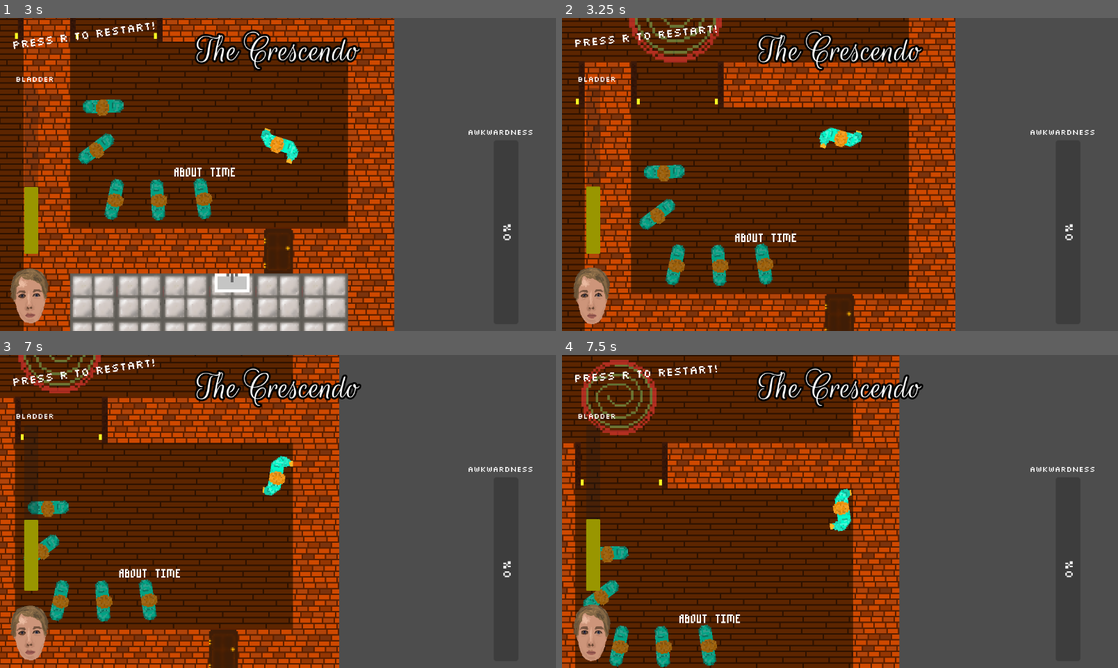
Above: before the commit, frames 1-4 (two rows, left to right).
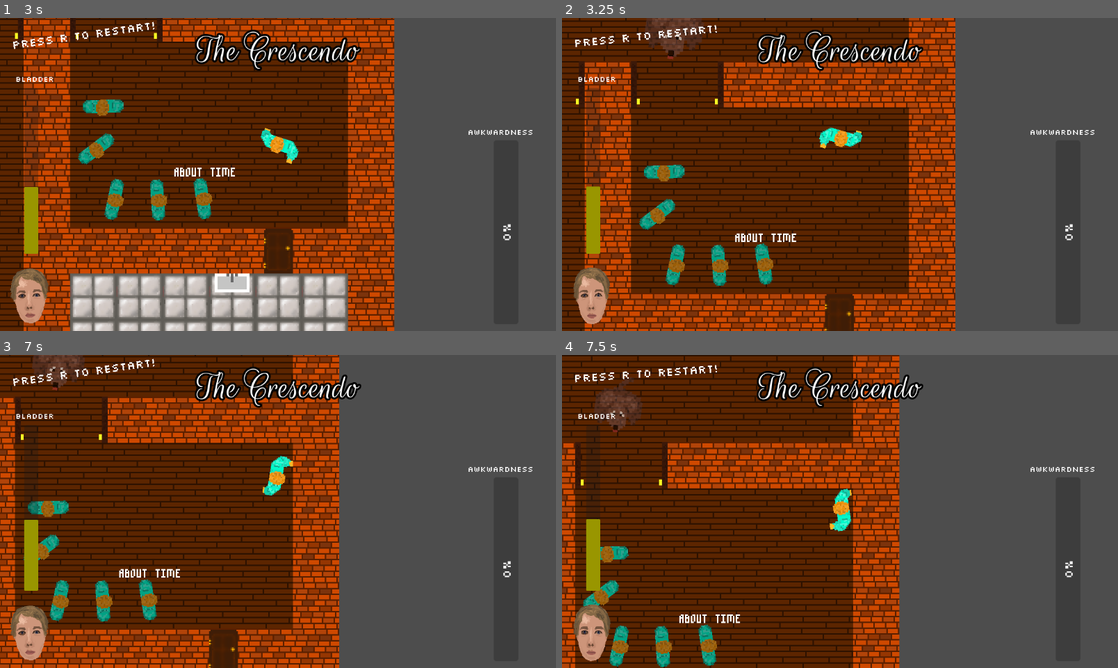
Above: after the commit, the same moments.

Repository: Jibby-Games/PizzaJam11
Game: Godot game, scene res://levels/PartyGame/house1.tscn
Two runs of this game, one before a commit and one after it. Both use one fixed random seed, a clock stepped at 60 frames per second and the inputs below. This scene is started directly instead of the project's main scene.
Inputs (mouse positions are in pixels of both pictures, inside the frame that each line leads up to):
- Up to frame 1 (3 s): tap R (restart) every 0.75 s from 0.5 to 2.75 s; move the mouse to (400, 158) at 0.52 s; press the mouse at (400, 158) at 0.53 s; hold D (right) 0.53-1.28 s; tap Enter (ui_accept) at 0.77, 1.52 s; move the mouse to (166, 190) at 1.27 s; release the mouse at (166, 190) at 1.28 s; hold S (down) 1.28-2.03 s; click (166, 190) at 1.35 s; move the mouse to (333, 105) at 2.02 s; press the mouse at (333, 105) at 2.03 s; hold D (right) 2.03-2.78 s; move the mouse to (250, 237) at 2.77 s; release the mouse at (250, 237) at 2.78 s; hold W (up) from 2.78 s (still down); click (250, 237) at 2.85 s
- Up to frame 2 (3.25 s): keep holding W (up); tap Enter (ui_accept) at 3.02 s
- Up to frame 3 (7 s): tap R (restart) at 3.5, 4.25 s; move the mouse to (444, 558) at 3.52 s; release W (up) at 3.53 s; press the mouse at (444, 558) at 3.53 s; hold A (left) 3.53-5.03 s; tap Enter (ui_accept) at 3.77, 4.52, 6.02, 6.77 s; move the mouse to (111, 464) at 4.27 s; release the mouse at (111, 464) at 4.28 s; click (111, 464) at 4.35 s; move the mouse to (305, 511) at 5.02 s; press the mouse at (305, 511) at 5.03 s; hold S (down) 5.03-5.78 s; move the mouse to (194, 433) at 5.77 s; release the mouse at (194, 433) at 5.78 s; hold D (right) 5.78-6.53 s; click (194, 433) at 5.85 s; move the mouse to (400, 495) at 6.52 s; press the mouse at (400, 495) at 6.53 s; hold W (up) from 6.53 s (still down)
- Up to frame 4 (7.5 s): move the mouse to (728, 527) at 7.27 s; release W (up) at 7.28 s; release the mouse at (728, 527) at 7.28 s; hold D (right) from 7.28 s (still down); click (728, 527) at 7.35 s

Frame 1 is identical in both runs. In frame 2, 1.4% of the frame differs, in the area x 12-29%, y 0-15%; in frame 3, 1.0%; in frame 4, 1.6%, in the area x 3-17%, y 1-26%.

Commit message:
Fix weird dog sprites

Diff:
--- a/awkward_scenarios/cheese.tres
+++ b/awkward_scenarios/cheese.tres
@@ -8,7 +8,7 @@
 playertalk_scenario = false
 npctalk_scenario = true
 npc_animation = "boy2_talking"
-player_animation = ""
+player_animation = "player_talking"
 choice_1 = "Take some cheddar and red wine"
 response_1 = "That’s a bit basic, isn’t it? Almost expected of a philistine like yourself…"
 awkardness_1 = 5
--- a/levels/PartyGame/arrival.tscn
+++ b/levels/PartyGame/arrival.tscn
@@ -162,8 +162,8 @@
 
 [node name="Sprite2D" parent="DogAwkwardTrigger2" index="1"]
 position = Vector2(0, 0)
-scale = Vector2(1, 1)
 texture = ExtResource("7_nrm5h")
+region_enabled = false
 
 [node name="AnimationPlayer" type="AnimationPlayer" parent="." index="8"]
 libraries = {
--- a/levels/PartyGame/house1.tscn
+++ b/levels/PartyGame/house1.tscn
@@ -7,6 +7,7 @@
 [ext_resource type="Resource" uid="uid://dnjrto6s2hs3n" path="res://awkward_scenarios/dog2.tres" id="5_03awl"]
 [ext_resource type="Resource" uid="uid://cwd6dj04cwly6" path="res://awkward_scenarios/leaving_awkward_scene.tres" id="5_gw7ch"]
 [ext_resource type="PackedScene" uid="uid://dibhmbwefhtgx" path="res://objects/door_trigger.tscn" id="5_ua6fa"]
+[ext_resource type="Texture2D" uid="uid://cpsf8cc8875md" path="res://sprites/weird_dog.png" id="6_mypi8"]
 [ext_resource type="Resource" uid="uid://ckse6kx88f57k" path="res://awkward_scenarios/moustache.tres" id="8_dsfus"]
 [ext_resource type="PackedScene" uid="uid://on4yxagsgs2j" path="res://objects/NPC.tscn" id="9_1agc6"]
 [ext_resource type="PackedScene" uid="uid://qelvutlfkss6" path="res://objects/urinal.tscn" id="10_4fij6"]
@@ -35,6 +36,11 @@
 position = Vector2(287, 5)
 awkward_scenario = ExtResource("5_03awl")
 
+[node name="Sprite2D" parent="Dog2AwkwardTrigger" index="1"]
+rotation = 0.135336
+texture = ExtResource("6_mypi8")
+region_enabled = false
+
 [node name="HostAwkwardTrigger" parent="." index="4" instance=ExtResource("2_luga6")]
 position = Vector2(126, 0)
 awkward_scenario = ExtResource("5_gw7ch")
@@ -50,103 +56,102 @@
 
 [node name="Node" type="Node" parent="." index="7"]
 
-[node name="NPC" parent="Node" index="0" instance=ExtResource("9_1agc6")]
-visible = false
-position = Vector2(333, -159)
-rotation = -1.58467
-
-[node name="NPC2" parent="Node" index="1" instance=ExtResource("9_1agc6")]
+[node name="NPC2" parent="Node" index="0" instance=ExtResource("9_1agc6")]
 position = Vector2(95, 3)
 rotation = -0.0978372
 entered_text_array = []
 exited_text_array = []
 
-[node name="NPC3" parent="Node" index="2" instance=ExtResource("9_1agc6")]
+[node name="NPC3" parent="Node" index="1" instance=ExtResource("9_1agc6")]
 position = Vector2(54, -175)
 rotation = 0.3605
 dialogue_is_world = true
 entered_text_array = []
 exited_text_array = []
 
-[node name="NPC4" parent="Node" index="3" instance=ExtResource("9_1agc6")]
+[node name="NPC4" parent="Node" index="2" instance=ExtResource("9_1agc6")]
 position = Vector2(175, -177)
 rotation = 2.73434
 dialogue_is_world = true
 entered_text_array = []
 exited_text_array = []
 
-[node name="NPC5" parent="Node" index="4" instance=ExtResource("9_1agc6")]
+[node name="NPC5" parent="Node" index="3" instance=ExtResource("9_1agc6")]
 position = Vector2(57, -121)
 rotation = 0.884269
 dialogue_is_world = true
 entered_text_array = []
 exited_text_array = []
 
-[node name="NPC6" parent="Node" index="5" instance=ExtResource("9_1agc6")]
+[node name="NPC6" parent="Node" index="4" instance=ExtResource("9_1agc6")]
 position = Vector2(62, -83)
 rotation = -0.576856
 dialogue_is_world = true
 entered_text_array = []
 exited_text_array = []
 
-[node name="NPC7" parent="Node" index="6" instance=ExtResource("9_1agc6")]
+[node name="NPC7" parent="Node" index="5" instance=ExtResource("9_1agc6")]
 position = Vector2(333, -203)
 rotation = 2.59111
 dialogue_is_world = true
 entered_text_array = ["Noone here even knows about my firemaking cape..."]
 exited_text_array = []
 
-[node name="NPC8" parent="Node" index="7" instance=ExtResource("9_1agc6")]
-position = Vector2(261, -83)
+[node name="NPC8" parent="Node" index="6" instance=ExtResource("9_1agc6")]
+position = Vector2(299, -120)
+rotation = 1.63313
 dialogue_is_world = true
 entered_text_array = []
 exited_text_array = ["Please just leave us"]
 
-[node name="NPC9" parent="Node" index="8" instance=ExtResource("9_1agc6")]
+[node name="NPC9" parent="Node" index="7" instance=ExtResource("9_1agc6")]
 position = Vector2(299, -83)
-rotation = -3.1364
+rotation = -1.30727
 dialogue_is_world = true
 entered_text_array = ["Sorry, we're kinda in the middle of something here."]
 exited_text_array = []
 
-[node name="NPC10" parent="Node" index="9" instance=ExtResource("9_1agc6")]
+[node name="NPC10" parent="Node" index="8" instance=ExtResource("9_1agc6")]
 position = Vector2(43, 271)
 rotation = 2.9456
 dialogue_is_world = true
 entered_text_array = ["What's in the fridge? I love stealing food at parties"]
 exited_text_array = ["Don't grass me up, yeah?"]
 
-[node name="NPC11" parent="Node" index="10" instance=ExtResource("9_1agc6")]
+[node name="NPC11" parent="Node" index="9" instance=ExtResource("9_1agc6")]
 position = Vector2(49, 177)
 dialogue_is_world = true
 entered_text_array = []
 exited_text_array = []
 
-[node name="NPC12" parent="Node" index="11" instance=ExtResource("9_1agc6")]
+[node name="NPC12" parent="Node" index="10" instance=ExtResource("9_1agc6")]
 position = Vector2(116, 176)
 dialogue_is_world = true
 entered_text_array = []
 exited_text_array = []
 
-[node name="NPC13" parent="Node" index="12" instance=ExtResource("9_1agc6")]
+[node name="NPC13" parent="Node" index="11" instance=ExtResource("9_1agc6")]
 position = Vector2(128, 294)
 entered_text_array = []
 exited_text_array = []
 
-[node name="NPC14" parent="Node" index="13" instance=ExtResource("9_1agc6")]
+[node name="NPC14" parent="Node" index="12" instance=ExtResource("9_1agc6")]
 position = Vector2(79, 128)
 dialogue_is_world = true
-entered_text_array = ["Really, the katana is the ultimate form of swordcraft. They're actually sharper than western swords..."]
-exited_text_array = ["Hey, don't you care about japanese weapons from the edo period?"]
-
-[node name="NPC15" parent="Node" index="14" instance=ExtResource("9_1agc6")]
+entered_text_array = ["Really, the katana is the ultimate
+form of swordcraft. They're
+actually sharper than western swords..."]
+exited_text_array = ["Hey, don't you care about japanese weapons
+from the edo period?"]
+
+[node name="NPC15" parent="Node" index="13" instance=ExtResource("9_1agc6")]
 position = Vector2(349, 172)
 rotation = -0.152286
 dialogue_is_world = true
 entered_text_array = ["About time"]
 exited_text_array = []
 
-[node name="NPC16" parent="Node" index="15" instance=ExtResource("9_1agc6")]
+[node name="NPC16" parent="Node" index="14" instance=ExtResource("9_1agc6")]
 position = Vector2(318, 173)
 rotation = -0.06696
 dialogue_is_world = true
@@ -154,7 +159,7 @@
 entered_text_random = false
 exited_text_array = []
 
-[node name="NPC17" parent="Node" index="16" instance=ExtResource("9_1agc6")]
+[node name="NPC17" parent="Node" index="15" instance=ExtResource("9_1agc6")]
 position = Vector2(288, 173)
 rotation = 0.206874
 dialogue_is_world = true
@@ -162,14 +167,14 @@
 exited_text_array = []
 exited_text_random = false
 
-[node name="NPC18" parent="Node" index="17" instance=ExtResource("9_1agc6")]
+[node name="NPC18" parent="Node" index="16" instance=ExtResource("9_1agc6")]
 position = Vector2(275, 139)
 rotation = 0.920422
 dialogue_is_world = true
 entered_text_array = ["What the hell were you doing in there?"]
 exited_text_array = []
 
-[node name="NPC19" parent="Node" index="18" instance=ExtResource("9_1agc6")]
+[node name="NPC19" parent="Node" index="17" instance=ExtResource("9_1agc6")]
 position = Vector2(279, 110)
 rotation = 1.54682
 dialogue_is_world = true
@@ -228,3 +233,5 @@
 [connection signal="trigger_done" from="Dog2AwkwardTrigger" to="." method="_on_trigger_done"]
 [connection signal="trigger_done" from="HostAwkwardTrigger" to="." method="_on_trigger_done"]
 [connection signal="trigger_done" from="MoustacheAwkwardTrigger" to="." method="_on_trigger_done"]
+
+[editable path="Dog2AwkwardTrigger"]
--- a/levels/PartyGame/house2.tscn
+++ b/levels/PartyGame/house2.tscn
@@ -3,11 +3,11 @@
 [ext_resource type="PackedScene" uid="uid://b8xwphmndk8fr" path="res://levels/base_level.tscn" id="1_gmixg"]
 [ext_resource type="Script" path="res://levels/PartyGame/house2.gd" id="2_8dts4"]
 [ext_resource type="PackedScene" uid="uid://164aiq1258ql" path="res://objects/awkward_trigger.tscn" id="2_x01xj"]
-[ext_resource type="Resource" path="res://awkward_scenarios/bathroom_exit.tres" id="4_ktlr1"]
+[ext_resource type="Resource" uid="uid://ba7hfqpao1pes" path="res://awkward_scenarios/bathroom_exit.tres" id="4_ktlr1"]
 [ext_resource type="PackedScene" uid="uid://on4yxagsgs2j" path="res://objects/NPC.tscn" id="4_y0rwu"]
 [ext_resource type="PackedScene" uid="uid://dibhmbwefhtgx" path="res://objects/door_trigger.tscn" id="6_xvbpx"]
 
-[node name="Level" instance=ExtResource("1_gmixg")]
+[node name="Level2" instance=ExtResource("1_gmixg")]
 script = ExtResource("2_8dts4")
 level_name = "Lingering"
 music_track = "theme"
Not shown: 1 places in levels/PartyGame/house1.tscn that only renumber resources
